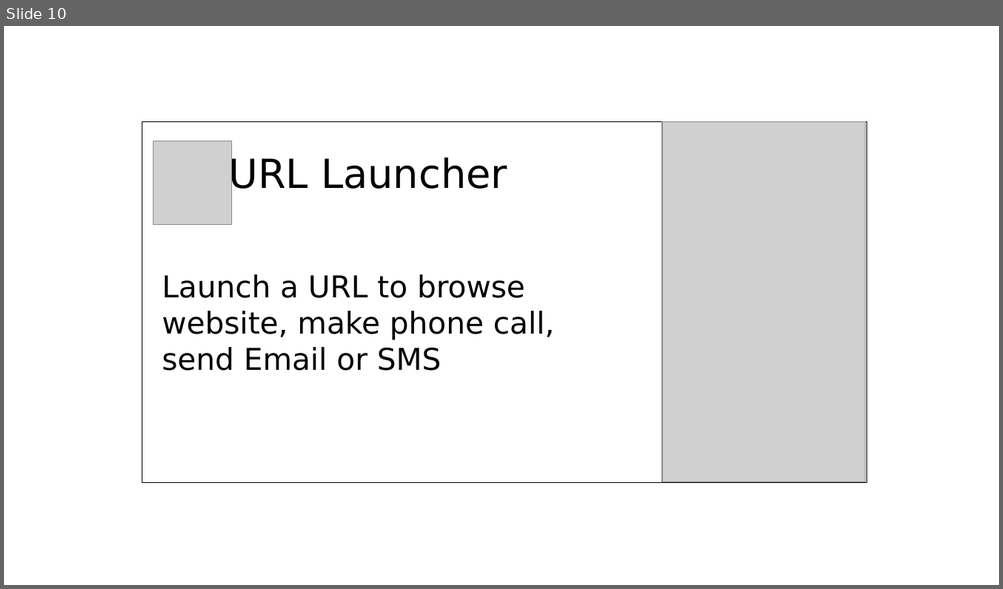
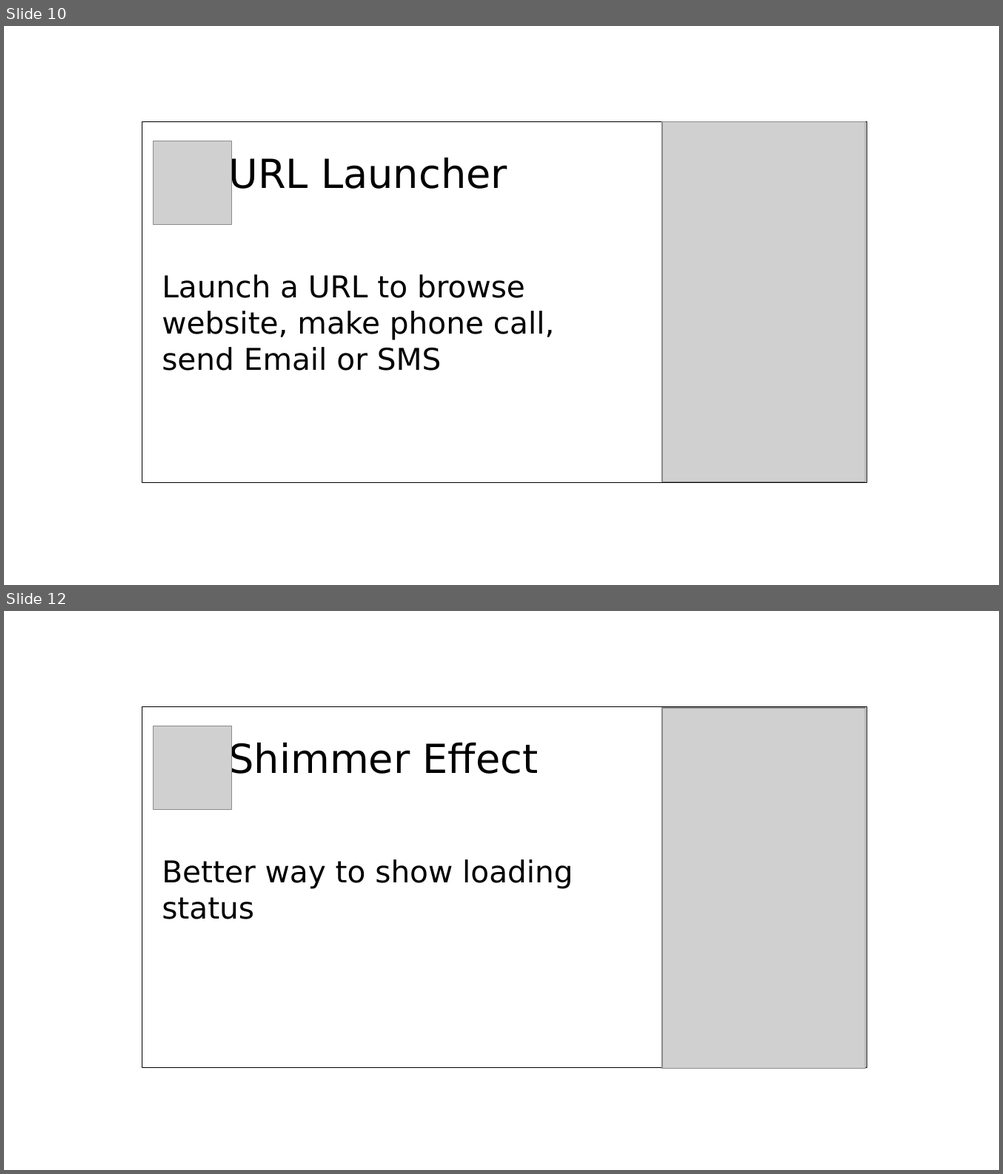
Before and after one commit to limcheekin/fluwix, a slide deck: doc/post-heading-design.odp. Shown one above the other, each under a label of ours: slide 10 before the commit, slides 10 and 12 after it; the slides between them are not shown. The pictures are 1003x589 and 1003x1174 pixels, drawn with LibreOffice and Linux fonts; fonts in the diff are those of the drawing; grey boxes stand for pictures. Boxes give left, top, right and bottom in pixels: in the first picture for what was removed or moved away, otherwise in the second. Text is boxed around its words. In the diff, an @@ line names an element or a change of style, - is before the commit and + after.

```diff
--- a/doc/post-heading-design.odp
+++ b/doc/post-heading-design.odp
@@ slide 12 added at (x1=4, y1=611, x2=999, y2=1170), background #FFFFFF @@
@@ rectangle added at (x1=142, y1=706, x2=867, y2=1068), outline #000000 0 pt @@
@@ picture added at (x1=662, y1=707, x2=865, y2=1068) @@
@@ picture added at (x1=153, y1=726, x2=231, y2=809) @@
@@ text added at (x1=162, y1=741, x2=573, y2=920), 24 pt, text #000000 @@
+Shimmer Effect
+Better way to show loading status
```
Also in this commit, not shown: 3 other slides added, 1 other file.
